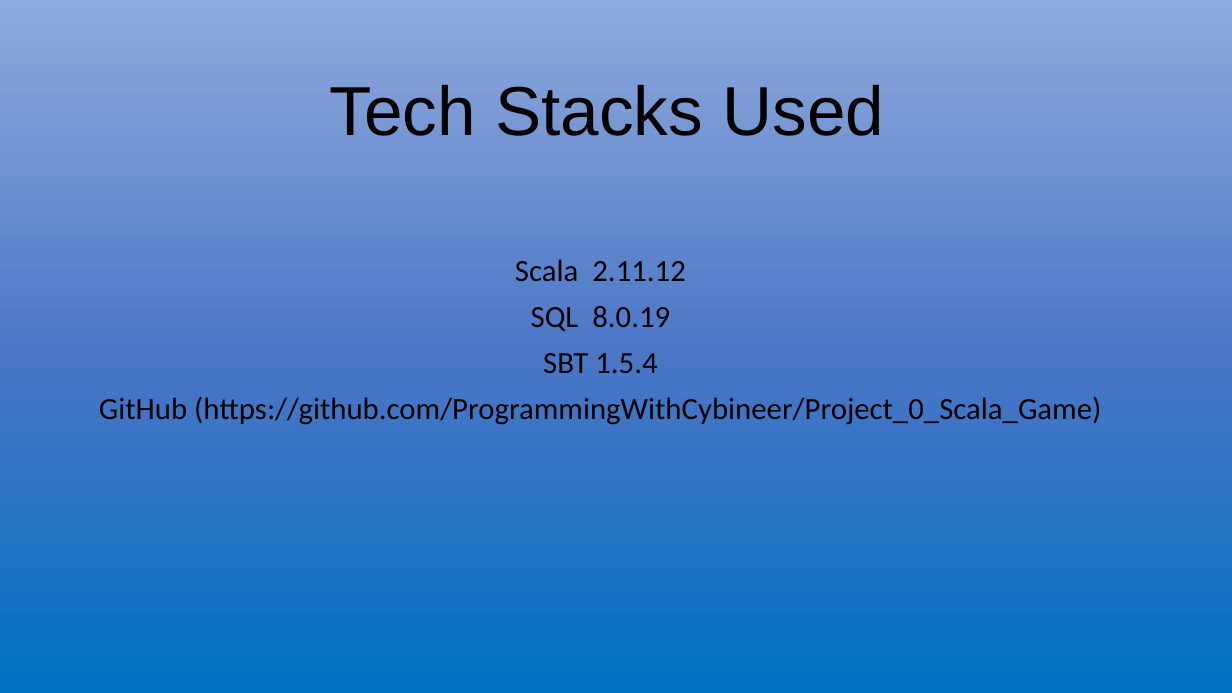
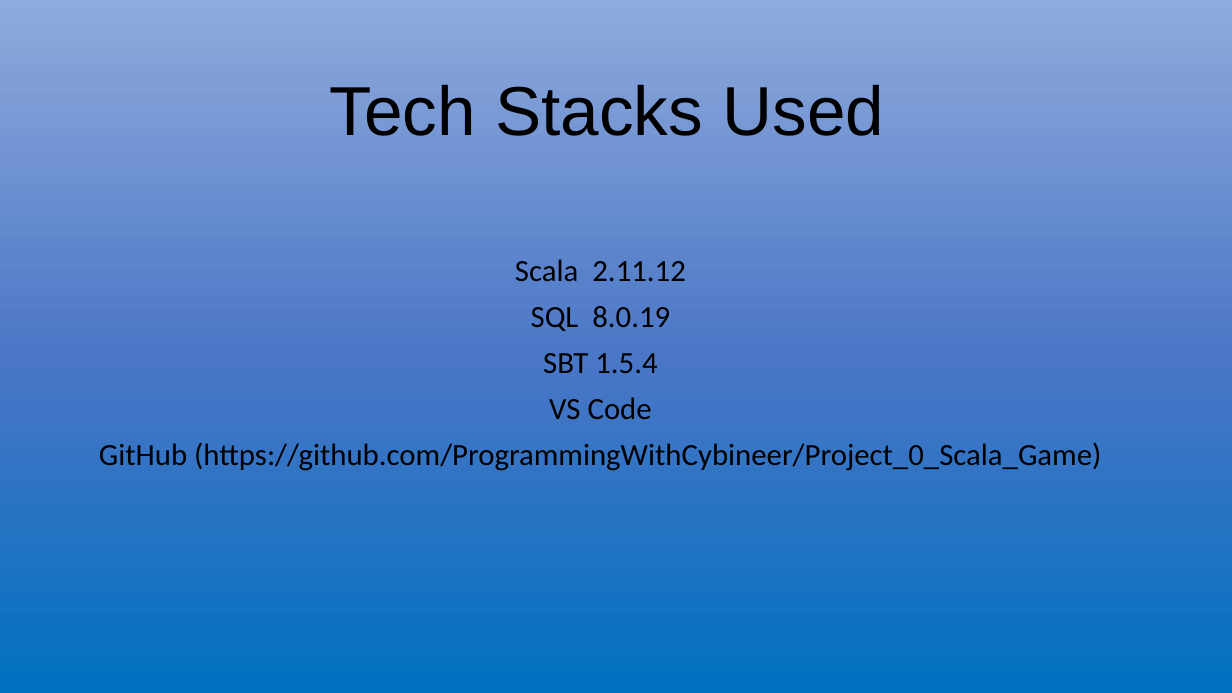
Before and after one commit to ProgrammingWithCybineer/Project_0_Scala_Game, a slide deck: slide 3 of Project_0_PowerPoint.pptx. Drawn at 1232x693 pixels with LibreOffice and Linux fonts; fonts in the diff are those of the drawing. Boxes give left, top, right and bottom in pixels: in the first picture for what was removed or moved away, otherwise in the second. Text is boxed around its words. In the diff, an @@ line names an element or a change of style, - is before the commit and + after.

```diff
--- a/Project_0_PowerPoint.pptx
+++ b/Project_0_PowerPoint.pptx
@@ subtitle at [549,397,652,419]: paragraph added @@
+VS Code
```
Also in this commit, not shown: 1 other slide changed, 40 other files.
